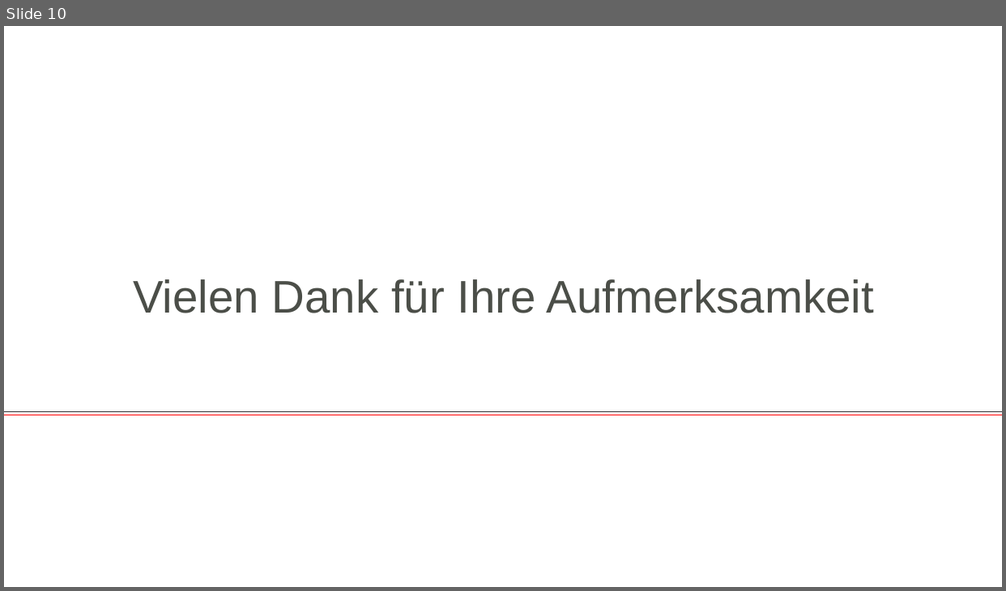
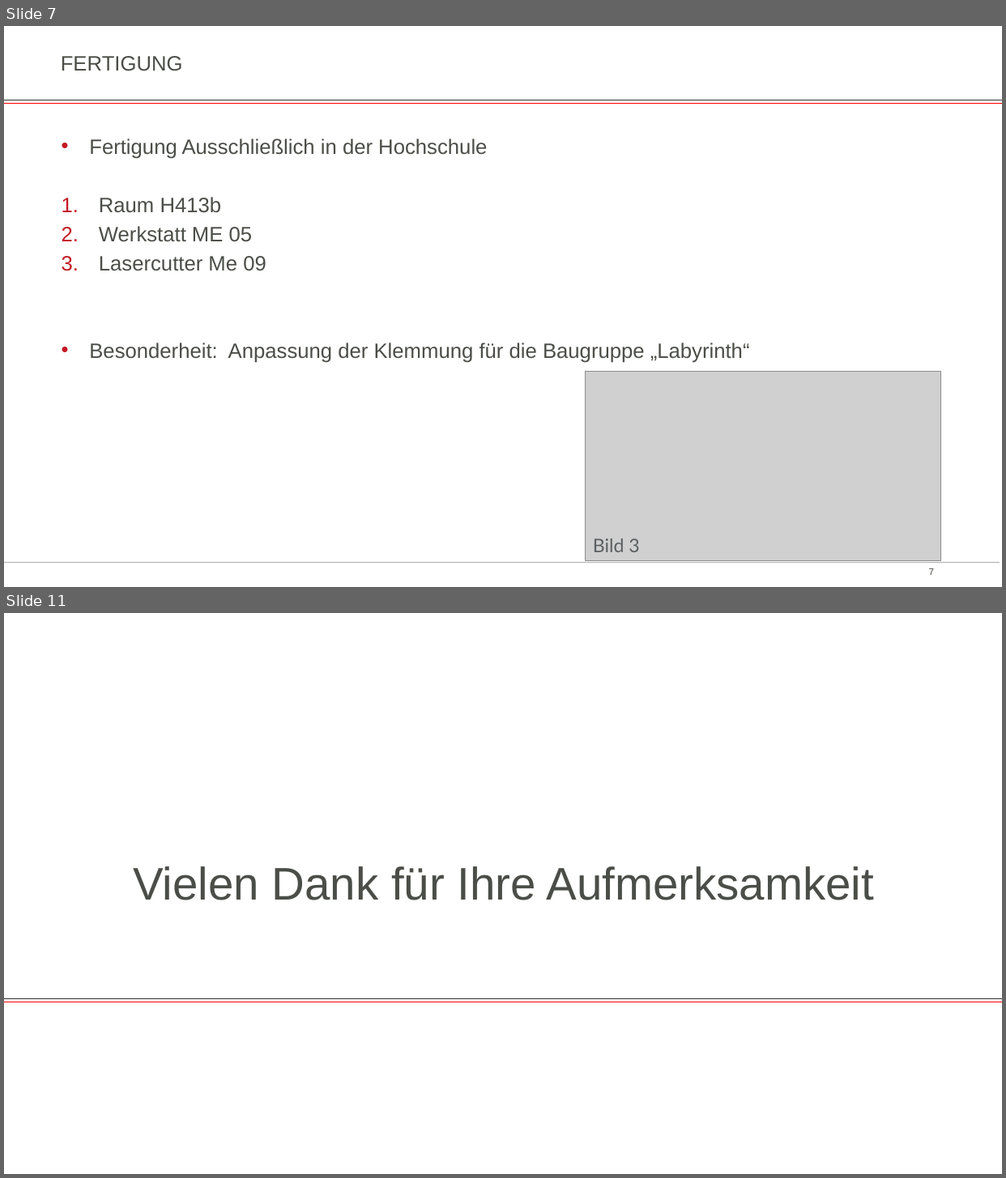
Before and after one commit to jamadir/Komplexlabor, a slide deck: Dokumentation/Präsentation Kugellabyrinth.pptx. Shown one above the other, each under a label of ours: slide 10 before the commit, slides 7 and 11 after it; the slides between them are not shown. The pictures are 1006x591 and 1006x1178 pixels, drawn with LibreOffice and Linux fonts; fonts in the diff are those of the drawing; grey boxes stand for pictures; background and template pictures are left out. Boxes give left, top, right and bottom in pixels: in the first picture for what was removed or moved away, otherwise in the second. Text is boxed around its words. In the diff, an @@ line names an element or a change of style, - is before the commit and + after.

```diff
--- a/Dokumentation/Präsentation Kugellabyrinth.pptx
+++ b/Dokumentation/Präsentation Kugellabyrinth.pptx
@@ slide 7 added at <box>4,26,1002,587</box>, background #FFFFFF @@
@@ title added at <box>61,56,183,71</box>, 20 pt, text #4B4E48 @@
+FERTIGUNG
@@ line added from (4, 103) to (1002, 103), #FF0000 0.5 pt @@
@@ line added from (4, 100) to (1002, 100), #303234 0.5 pt @@
@@ text added at <box>89,139,750,363</box>, 20 pt, text #4B4E48 @@
+• Fertigung Ausschließlich in der Hochschule
+1. Raum H413b
+2. Werkstatt ME 05
+3. Lasercutter Me 09
+• Besonderheit: Anpassung der Klemmung für die Baugruppe „Labyrinth“
@@ picture added at <box>586,372,941,561</box> @@
@@ text added at <box>593,539,639,552</box>, 18 pt, text #5B5F61 @@
+Bild 3
@@ line added from (4, 563) to (999, 563), #ACAEAA 1 pt @@
@@ page number added at <box>929,569,934,575</box>, 9 pt, text #4B4E48 @@
+7
@@ what was slide 10 is now slide 11 @@
```
Also in this commit, not shown: 7 slides changed, 2 other slides added, 2 slides removed.
